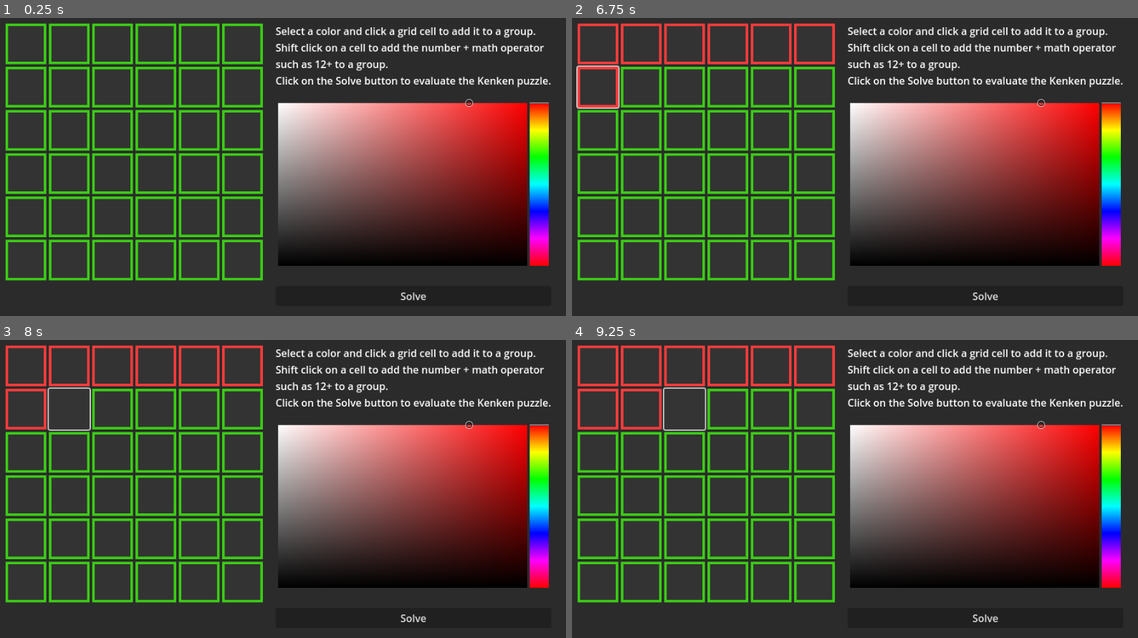
Above: before the commit, frames 1-4 (two rows, left to right).
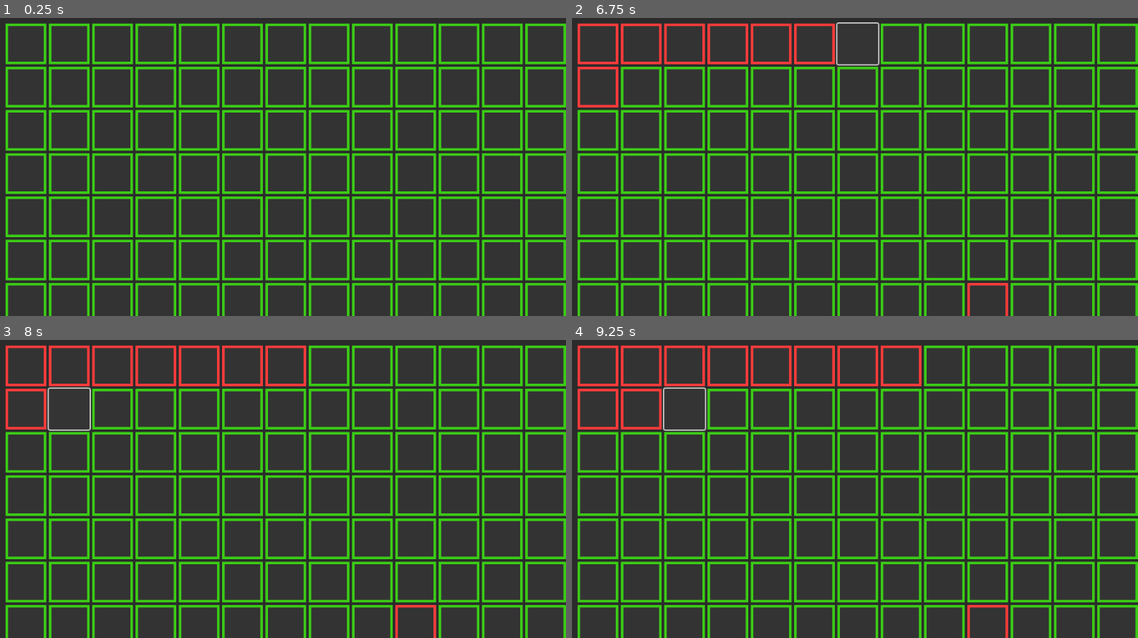
Above: after the commit, the same moments.

Repository: andrew-wilkes/godot-kenken
Game: Godot game, scene res://main.tscn
Two runs of this game, one before a commit and one after it. Both use one fixed random seed, a clock stepped at 60 frames per second and the inputs below.
Inputs (mouse positions are in pixels of both pictures, inside the frame that each line leads up to):
- Up to frame 1 (0.25 s): no input
- Up to frame 2 (6.75 s): click (985, 295) at 0.5 s, where only the run before the commit has a clickable "Solve"; click (600, 44) at 1.25 s; click (639, 44) at 2.02 s; click (685, 44) at 2.77 s; click (730, 44) at 3.52 s; click (770, 44) at 4.27 s; click (815, 44) at 5.02 s; click (600, 86) at 5.77 s; click (855, 44) at 6.52 s
- Up to frame 3 (8 s): click (67, 408) at 7.27 s
- Up to frame 4 (9.25 s): click (900, 366) at 8.02 s; click (685, 408) at 8.77 s

The runs differ from the first frame. In frame 1, 34% of the frame differs, in the area x 0-100%, y 1-100%; in frame 2, 34%; in frame 3, 34%; in frame 4, 34%.

Commit message:
Allow for various grid sizes

Diff:
--- a/kenken/Main.gd
+++ b/kenken/Main.gd
@@ -1,11 +1,14 @@
 extends Control
+
+@export var grid_size = 6
 
 var current_button: Button
 var groups = {}
 var ops = {}
 
 func _ready():
-	for n in 36:
+	%Grid.columns = grid_size
+	for n in grid_size * grid_size:
 		var button: Button = %Cell
 		if n > 0:
 			button = %Cell.duplicate()
@@ -46,7 +49,6 @@
 		else:
 			groups[key] = [idx]
 		idx += 1
-	print(groups)
 
 
 func extract_ops():
@@ -55,7 +57,6 @@
 		var txt = cell.text
 		if txt.length() > 0:
 			ops[key] = [int(txt.left(-1)), txt.right(1)]
-	print(ops)
 
 
 func _on_line_edit_text_submitted(_new_text):
--- a/kenken/main.tscn
+++ b/kenken/main.tscn
@@ -18,6 +18,7 @@
 grow_horizontal = 2
 grow_vertical = 2
 script = ExtResource("1_fcgpm")
+grid_size = 16
 
 [node name="M" type="MarginContainer" parent="."]
 layout_mode = 0
@@ -35,7 +36,7 @@
 [node name="Grid" type="GridContainer" parent="M/HB"]
 unique_name_in_owner = true
 layout_mode = 2
-columns = 6
+columns = 16
 
 [node name="Cell" type="Button" parent="M/HB/Grid"]
 unique_name_in_owner = true
